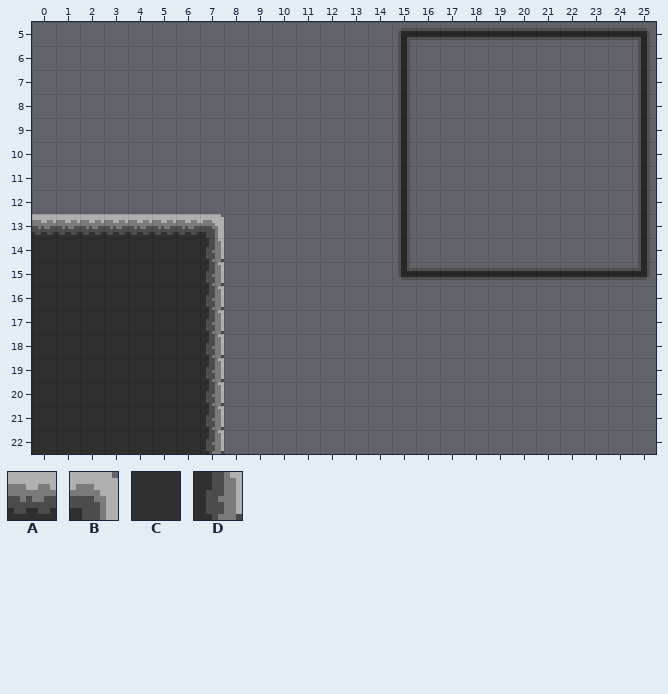
Two states of a Tiled map (JSON), Bin/Levels/Level_24.json. Above: the version before the commit.
Cells are 8x8 px. Shown: x 0..25, y 5..22.
Key: from "passontileset": A 289, B 290, C 321, D 322.
_ is an empty cell.
Layers that did not change in this view are not listed.
Layer "FG1" before, first column x 0:
 5 __________________________
 6 __________________________
 7 __________________________
 8 __________________________
 9 __________________________
10 __________________________
11 __________________________
12 __________________________
13 AAAAAAAB__________________
14 CCCCCCCD__________________
15 CCCCCCCD__________________
16 CCCCCCCD__________________
17 CCCCCCCD__________________
18 CCCCCCCD__________________
19 CCCCCCCD__________________
20 CCCCCCCD__________________
21 CCCCCCCD__________________
22 CCCCCCCD__________________
And afterwards:
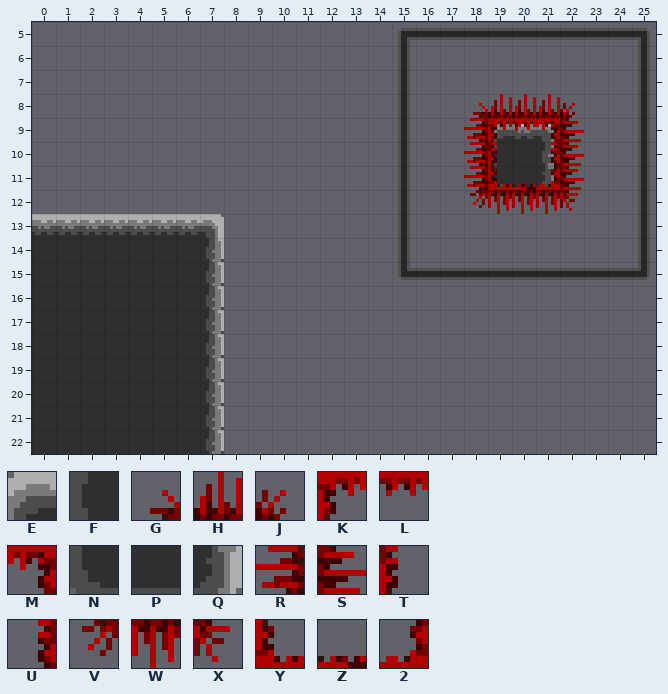
Further tiles: from "passontileset": E 288, F 320, G 337, H 338, J 339, K 340, L 341, M 342, N 352, P 353, Q 354, R 369, S 371, T 372, U 374, V 401, W 402, X 403, Y 404, Z 405, 2 406.
From old to new:
Layer "FG1":
y 9: x 19..21 ___ -> EAB
y 10: x 19..21 ___ -> FCD
y 11: x 19..21 ___ -> NPQ
Layer "FG2":
y 8: x 18..22 _____ -> GHHHJ
y 9: x 18..22 _____ -> RKLMS
y 10: x 18..19 __ -> RT; x 21..22 __ -> US
y 11: x 18..22 _____ -> RYZ2S
y 12: x 18..22 _____ -> VWWWX
Pixel boxes of the changes (left, top, right, bottom) in both pictures:
added: (464, 94, 584, 214)
